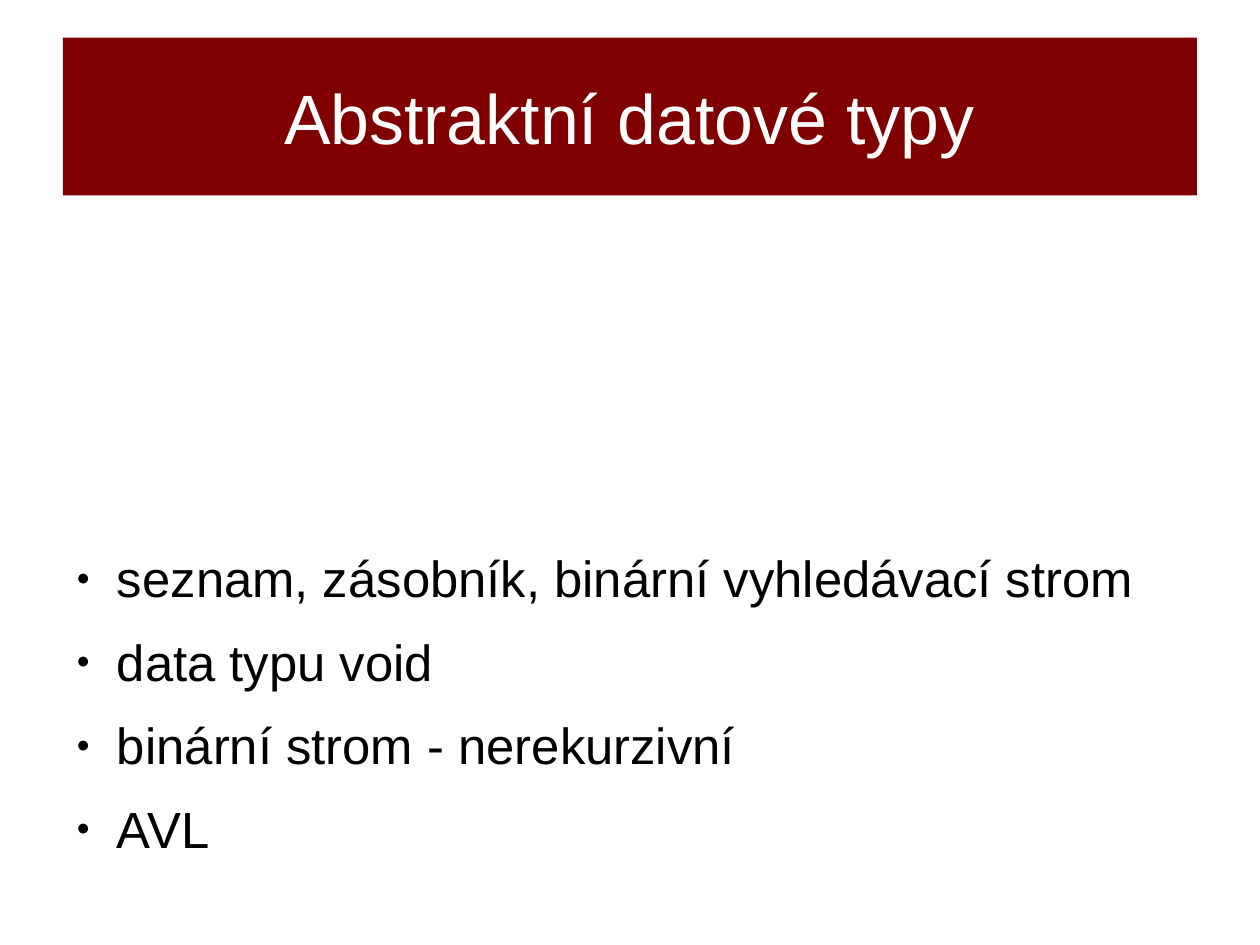
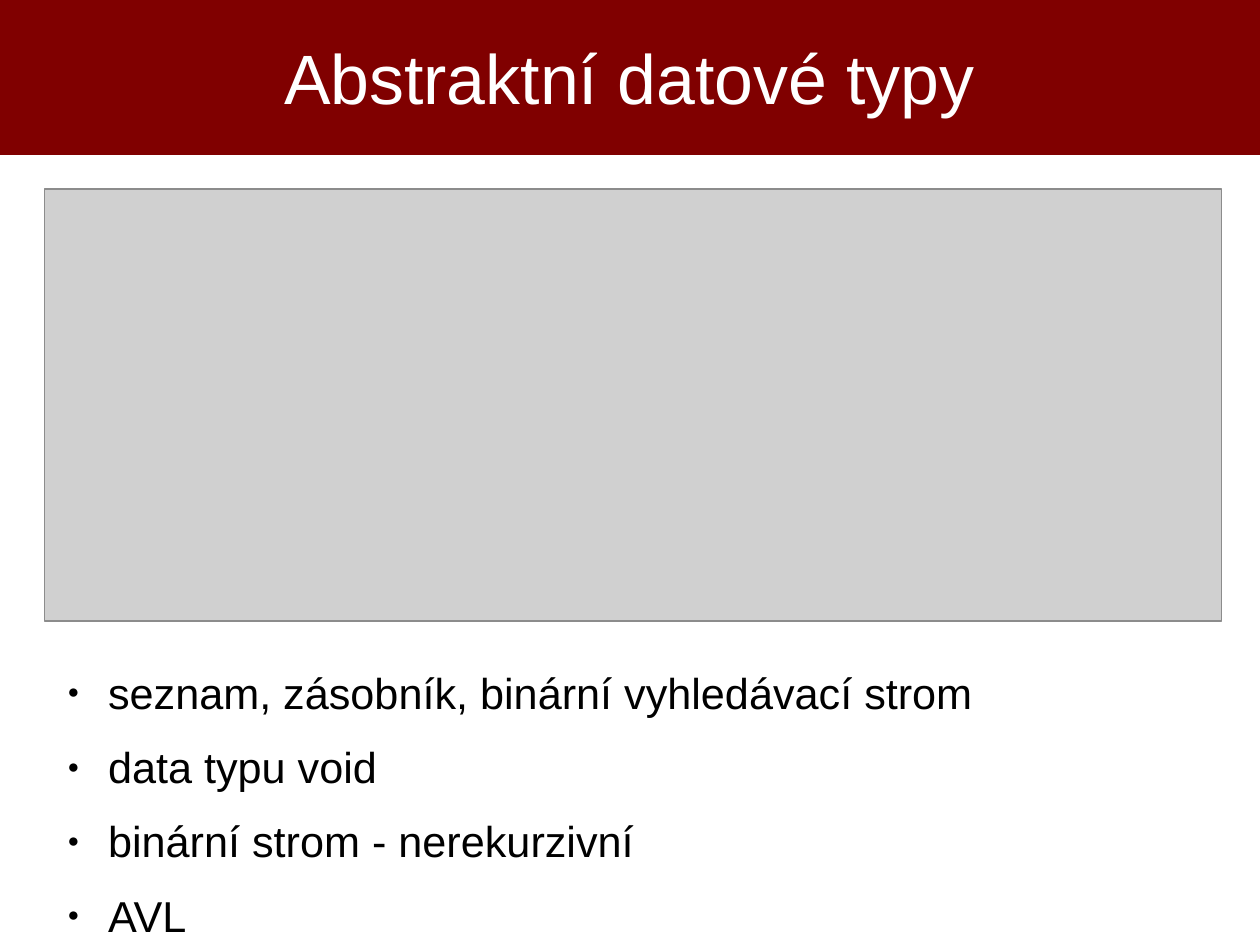
Before and after one commit to poncovka/ifj-interpret, a slide deck: slide 2 of obhajoba/xtrkal00.odp. Drawn at 1260x945 pixels with LibreOffice and Linux fonts; fonts in the diff are those of the drawing; grey boxes stand for pictures. Boxes give left, top, right and bottom in pixels: in the first picture for what was removed or moved away, otherwise in the second. Text is boxed around its words. In the diff, an @@ line names an element or a change of style, - is before the commit and + after.

```diff
--- a/obhajoba/xtrkal00.odp
+++ b/obhajoba/xtrkal00.odp
@@ title "Abstraktní datové typy": place and size @@
-title "Abstraktní datové typy" at [63, 38, 1197, 196]
+title "Abstraktní datové typy" at [0, 0, 1260, 155]
@@ picture added at [45, 189, 1222, 621] @@
@@ text "seznam, zásobník, binární vyhledávací strom": place and size @@
-text "seznam, zásobník, binární vyhledávací strom" at [117, 559, 1133, 848]
+text "seznam, zásobník, binární vyhledávací strom" at [108, 677, 972, 858]
@@ text "seznam, zásobník, binární vyhledávací strom" at [108, 677, 972, 858]: size 32 to 27.2 pt @@
```
Also in this commit, not shown: 10 other slides changed, 1 slide added, 1 slide removed.
